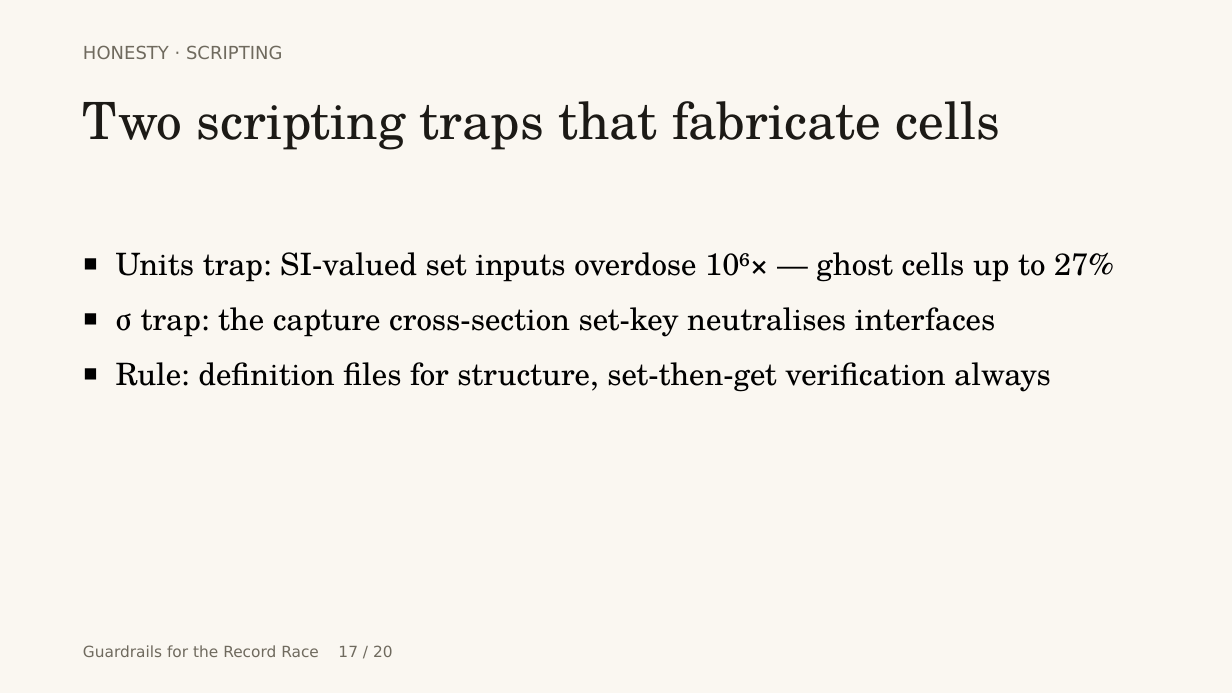
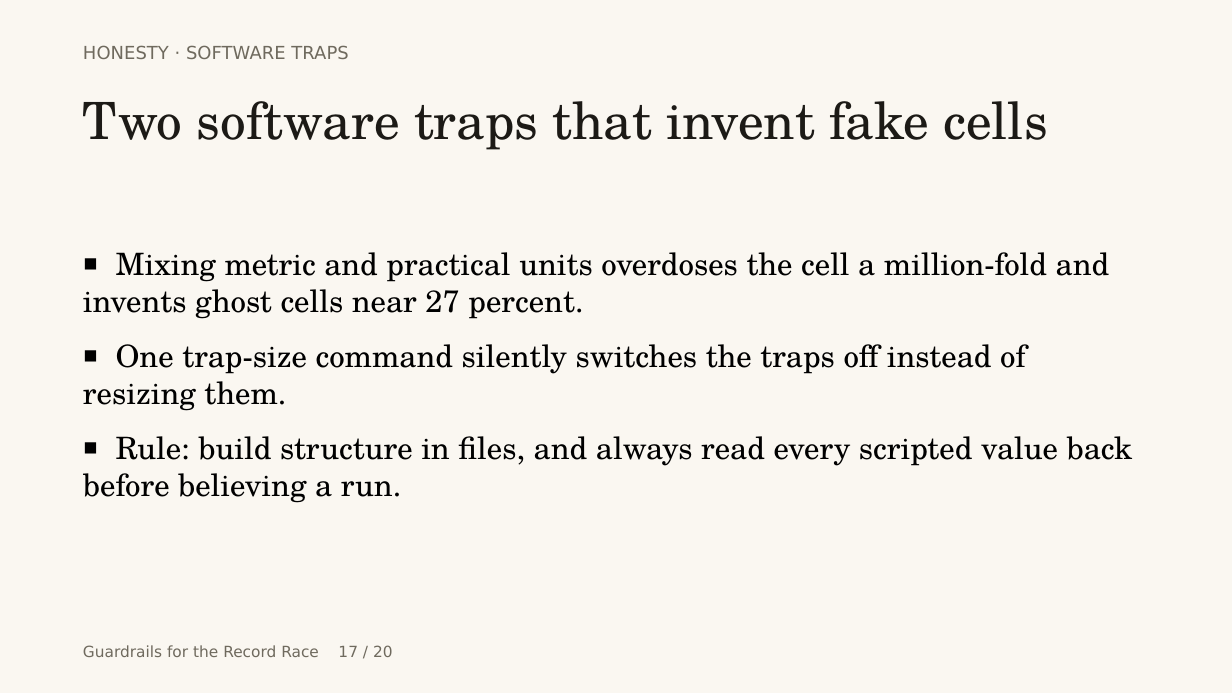
Before and after one commit to touhidsiddiqueeraj-bit/cspbi3-cbts-guardrailed, a slide deck: slide 17 of opendesign/mockups/record-race-deck/record-race-deck.pptx. Drawn at 1232x693 pixels with LibreOffice and Linux fonts; fonts in the diff are those of the drawing. Boxes give left, top, right and bottom in pixels: in the first picture for what was removed or moved away, otherwise in the second. Text is boxed around its words. In the diff, an @@ line names an element or a change of style, - is before the commit and + after.

```diff
--- a/opendesign/mockups/record-race-deck/record-race-deck.pptx
+++ b/opendesign/mockups/record-race-deck/record-race-deck.pptx
@@ text at (x1=83, y1=45, x2=348, y2=59): text changed @@
-HONESTY · SCRIPTING
+HONESTY · SOFTWARE TRAPS
@@ text at (x1=83, y1=101, x2=1048, y2=150): text changed @@
-Two scripting traps that fabricate cells
+Two software traps that invent fake cells
@@ text at (x1=83, y1=252, x2=1133, y2=503): text changed @@
-▪ Units trap: SI-valued set inputs overdose 10⁶× — ghost cells up to 27%
-▪ σ trap: the capture cross-section set-key neutralises interfaces
-▪ Rule: definition files for structure, set-then-get verification always
+▪ Mixing metric and practical units overdoses the cell a million-fold and invents ghost cells near 27 percent.
+▪ One trap-size command silently switches the traps off instead of resizing them.
+▪ Rule: build structure in files, and always read every scripted value back before believing a run.
```
Also in this commit, not shown: 19 other slides changed, 2 other files.
